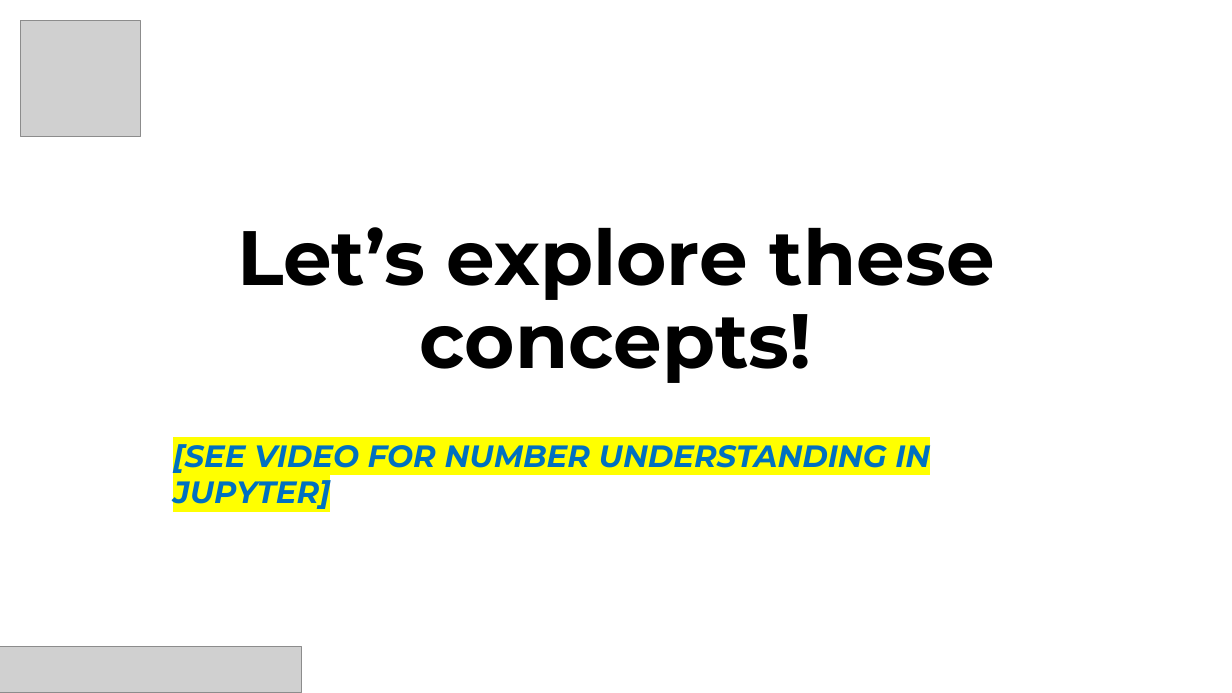
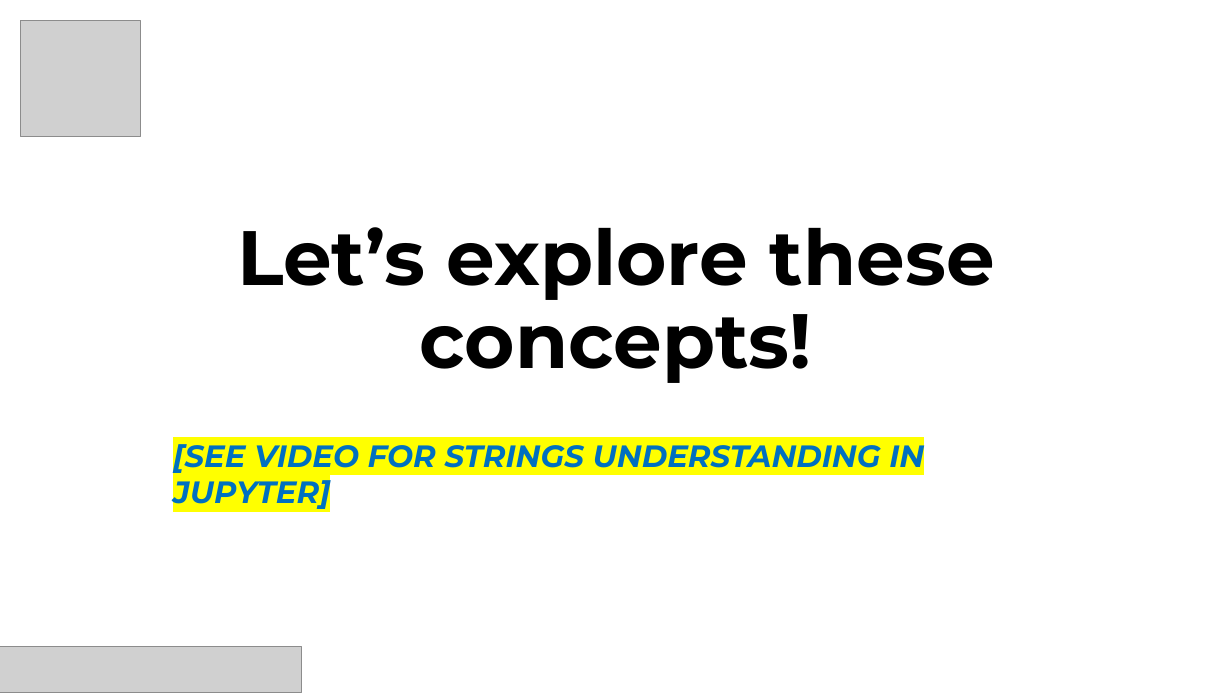
Before and after one commit to hpngithub/PythonBCProject, a slide deck: slide 6 of PythonBootCamp/SlideShow/Section03-PythonObjectandDataStructureBasics/15-IntroductionToStrings.pptx. Drawn at 1232x693 pixels with LibreOffice and Linux fonts; fonts in the diff are those of the drawing; grey boxes stand for pictures. Boxes give left, top, right and bottom in pixels: in the first picture for what was removed or moved away, otherwise in the second. Text is boxed around its words. In the diff, an @@ line names an element or a change of style, - is before the commit and + after.

```diff
--- a/PythonBootCamp/SlideShow/Section03-PythonObjectandDataStructureBasics/15-IntroductionToStrings.pptx
+++ b/PythonBootCamp/SlideShow/Section03-PythonObjectandDataStructureBasics/15-IntroductionToStrings.pptx
@@ text at bbox=[173, 444, 924, 509]: text changed @@
-[SEE VIDEO FOR NUMBER UNDERSTANDING IN JUPYTER]
+[SEE VIDEO FOR STRINGS UNDERSTANDING IN JUPYTER]
```
Also in this commit, not shown: 5 other files.
